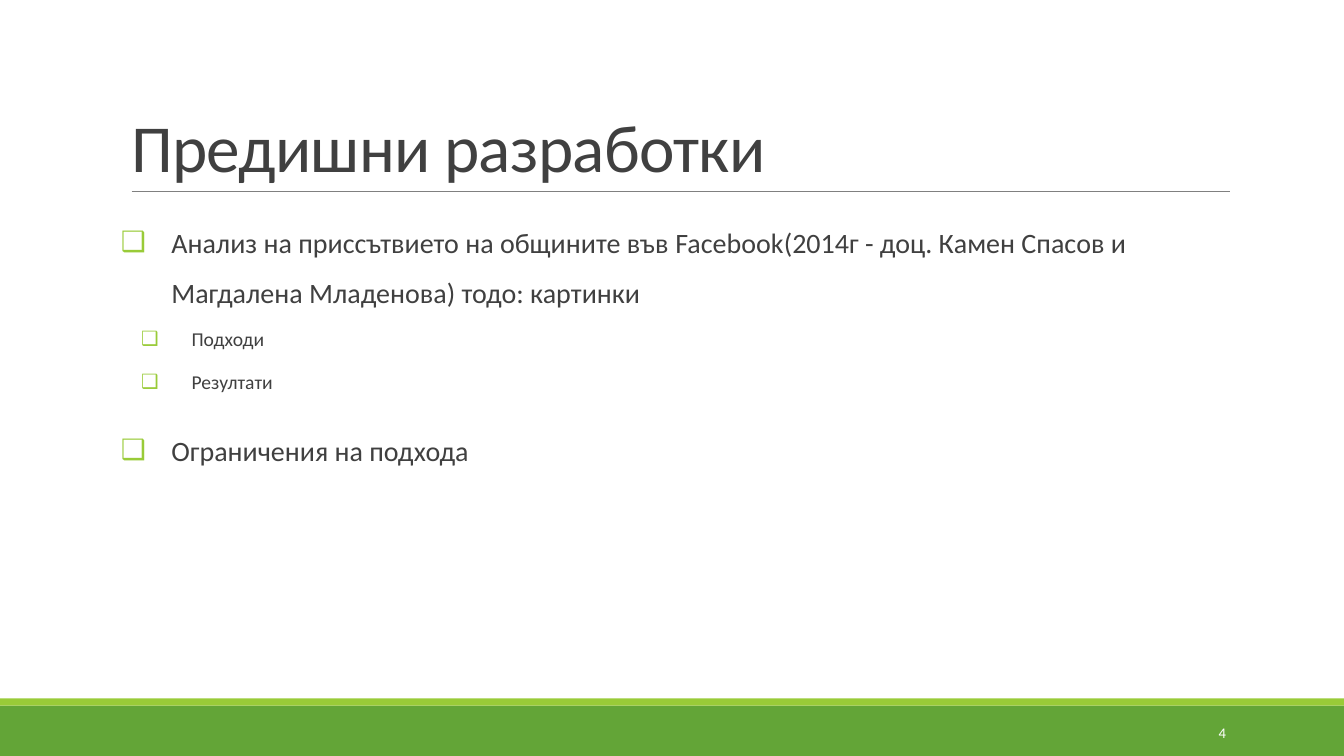
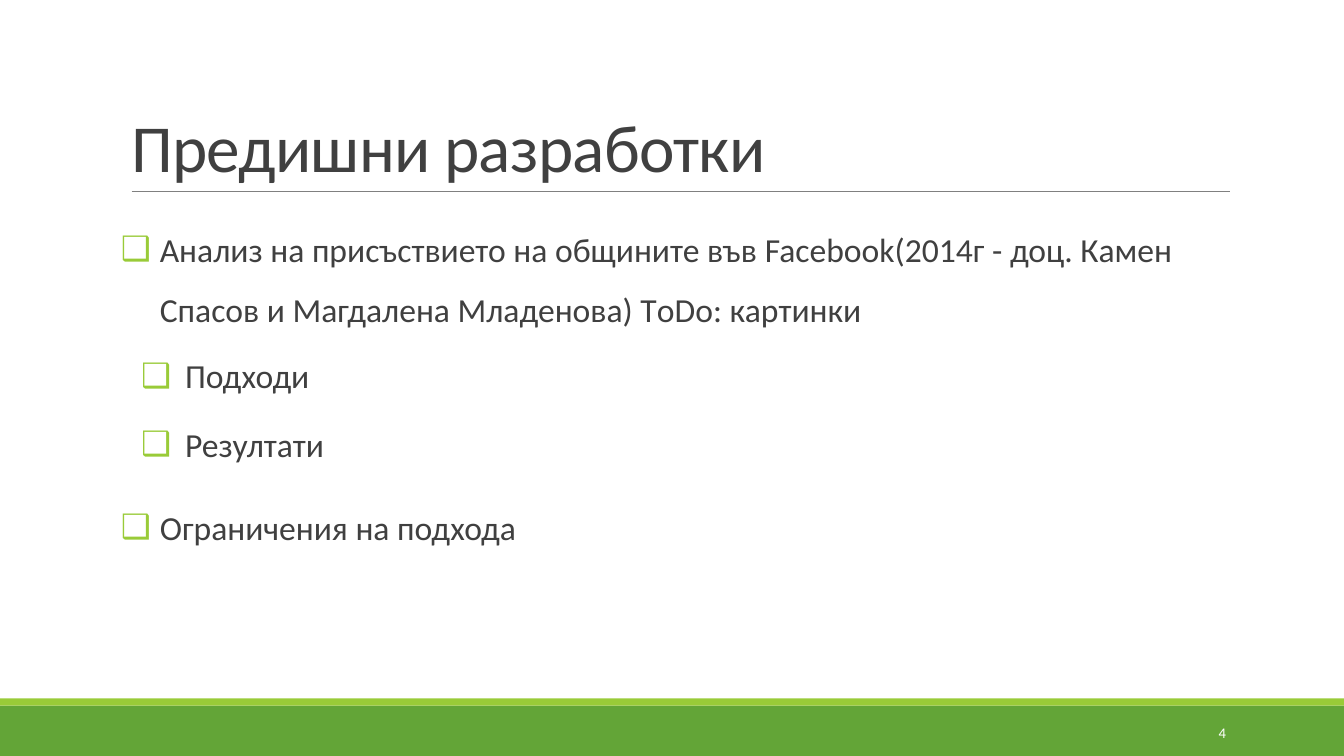
Before and after one commit to murfffi/social_presence, a slide deck: slide 4 of slides.pptx. Drawn at 1344x756 pixels with LibreOffice and Linux fonts; fonts in the diff are those of the drawing; background and template pictures are left out. Boxes give left, top, right and bottom in pixels: in the first picture for what was removed or moved away, otherwise in the second. Text is boxed around its words. In the diff, an @@ line names an element or a change of style, - is before the commit and + after.

```diff
--- a/slides.pptx
+++ b/slides.pptx
@@ text at <box>160,237,1172,328</box>: text changed; size 20 to 24 pt @@
-❑ Анализ на приссътвието на общините във Facebook(2014г - доц. Камен Спасов и Магдалена Младенова) тодо: картинки
+❑ Анализ на присъствието на общините във Facebook(2014г - доц. Камен Спасов и Магдалена Младенова) ТoDo: картинки
@@ text at <box>160,366,516,546</box>: size 14 to 24 pt in "Подходи", "Резултати"; size 20 to 24 pt in "Ограничения на подхода"; indent changed @@
```
Also in this commit, not shown: 6 other slides changed, 2 slides added.
